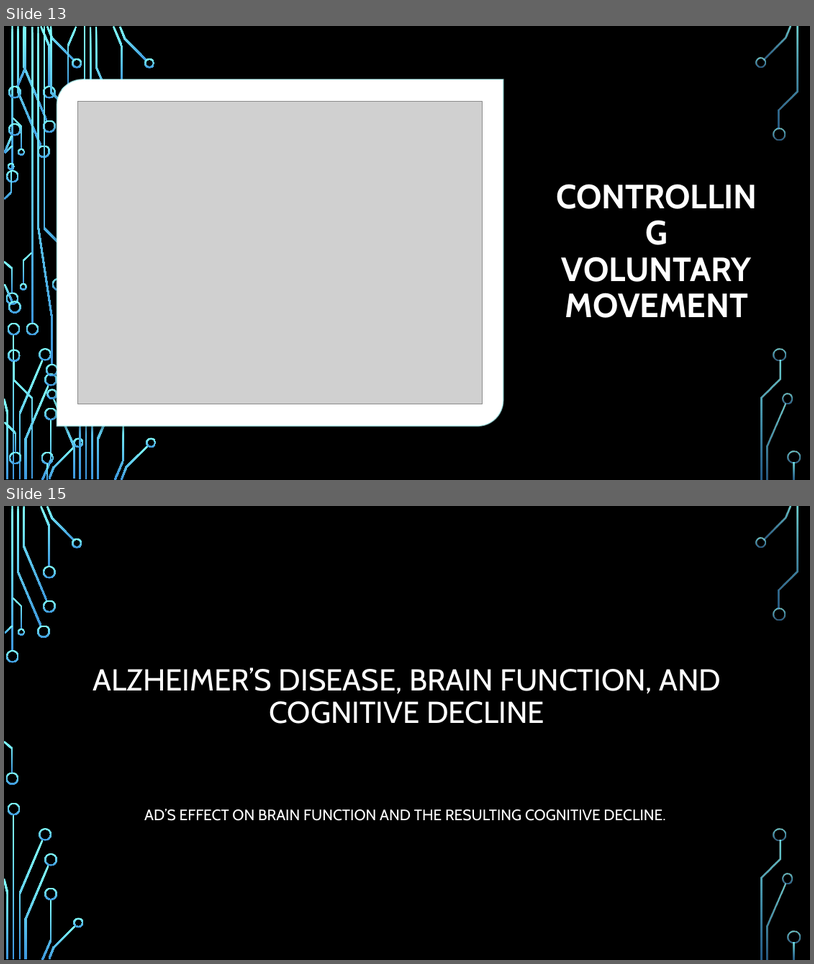
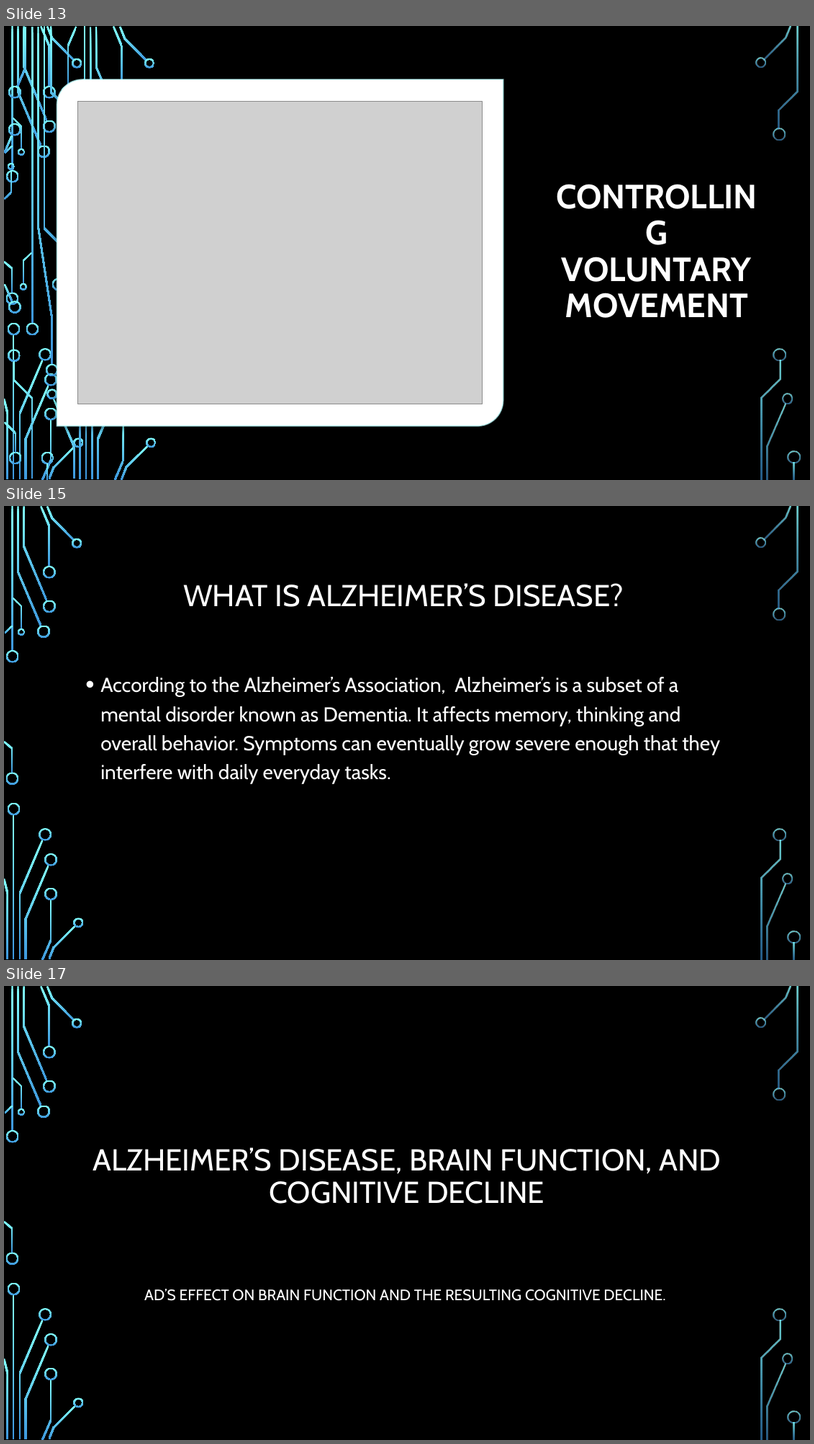
Before and after one commit to MrBardot/Trends-in-Alzheimers-Disease-Fatalities-in-the-United-States-and-Tennessee-from-1999-2018.-, a slide deck: Presentation/Alzheimer’s Disease Trends in the United States.pptx. Shown one above the other, each under a label of ours: slides 13 and 15 before the commit, slides 13, 15 and 17 after it; the slides between them are not shown. The pictures are 814x964 and 814x1444 pixels, drawn with LibreOffice and Linux fonts; fonts in the diff are those of the drawing; grey boxes stand for pictures; background and template pictures are left out. Boxes give left, top, right and bottom in pixels: in the first picture for what was removed or moved away, otherwise in the second. Text is boxed around its words. In the diff, an @@ line names an element or a change of style, - is before the commit and + after.

```diff
--- a/Presentation/Alzheimer’s Disease Trends in the United States.pptx
+++ b/Presentation/Alzheimer’s Disease Trends in the United States.pptx
@@ slide 15 added at box(4, 506, 810, 960), background picture (left out); not listed: 36 template elements that a slide beside it also shows @@
@@ title added at box(183, 583, 624, 607), 36 pt, text #FFFFFF @@
+WHAT IS ALZHEIMER’S DISEASE?
@@ text added at box(100, 677, 720, 784), 24 pt, text #FFFFFF @@
+• According to the Alzheimer’s Association, Alzheimer’s is a subset of a mental disorder known as Dementia. It affects memory, thinking and overall behavior. Symptoms can eventually grow severe enough that they interfere with daily everyday tasks.
@@ what was slide 15 is now slide 17 @@
```
Also in this commit, not shown: 3 slides changed, 3 other slides added, 4 slides removed.
